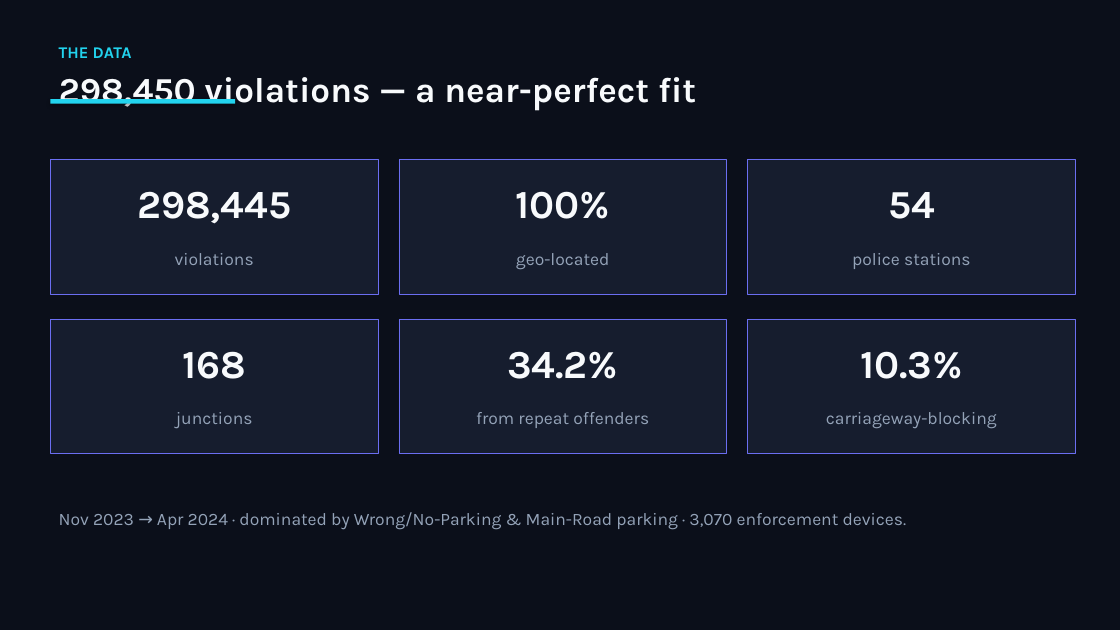
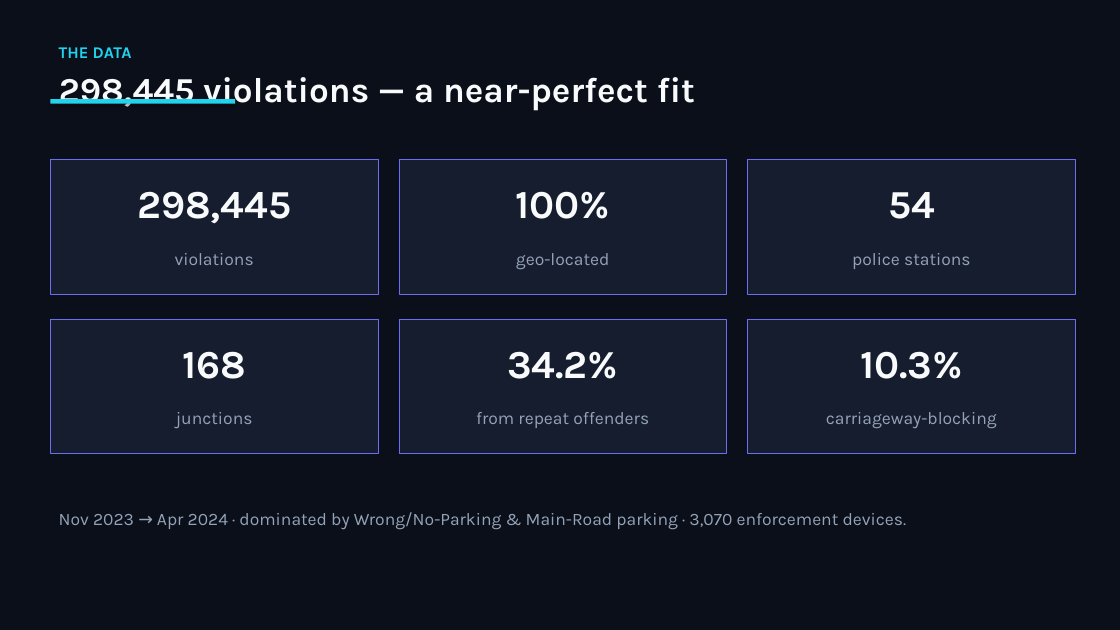
Before and after one commit to Susan5504R/ParkSight, a slide deck: slide 4 of parksight/reports/out/ParkSight_Pitch_Deck.pptx. Drawn at 1120x630 pixels with LibreOffice and Linux fonts; fonts in the diff are those of the drawing. Boxes give left, top, right and bottom in pixels: in the first picture for what was removed or moved away, otherwise in the second. Text is boxed around its words. In the diff, an @@ line names an element or a change of style, - is before the commit and + after.

```diff
--- a/parksight/reports/out/ParkSight_Pitch_Deck.pptx
+++ b/parksight/reports/out/ParkSight_Pitch_Deck.pptx
@@ text at [59,77,695,111]: text changed @@
-298,450 violations — a near-perfect fit
+298,445 violations — a near-perfect fit
```
Also in this commit, not shown: 1 other slide changed, 5 other files.
